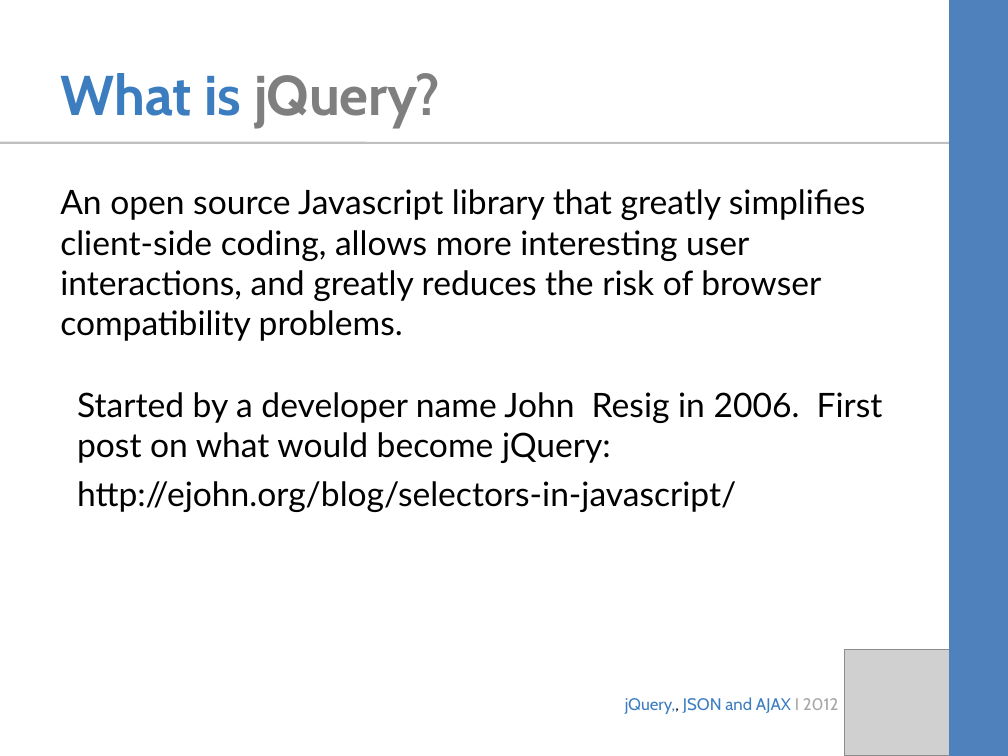
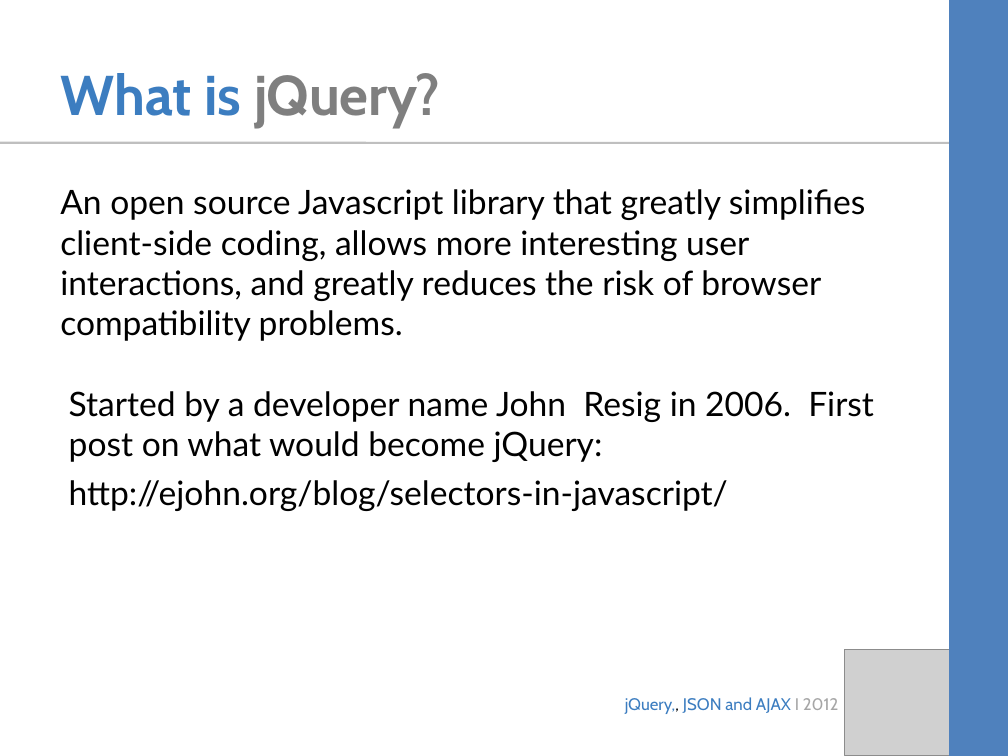
Before and after one commit to davidamoen/SDG-jQuery-COP, a slide deck: slide 3 of slides.ppt. Drawn at 1008x756 pixels with LibreOffice and Linux fonts; fonts in the diff are those of the drawing; grey boxes stand for pictures. Boxes give left, top, right and bottom in pixels: in the first picture for what was removed or moved away, otherwise in the second. Text is boxed around its words. In the diff, an @@ line names an element or a change of style, - is before the commit and + after.

```diff
--- a/slides.ppt
+++ b/slides.ppt
@@ text "Started by a developer name ..." moved from (x1=77, y1=392, x2=883, y2=512) to (x1=69, y1=391, x2=874, y2=511) @@
```
Also in this commit, not shown: 1 other slide changed, 1 other file.
